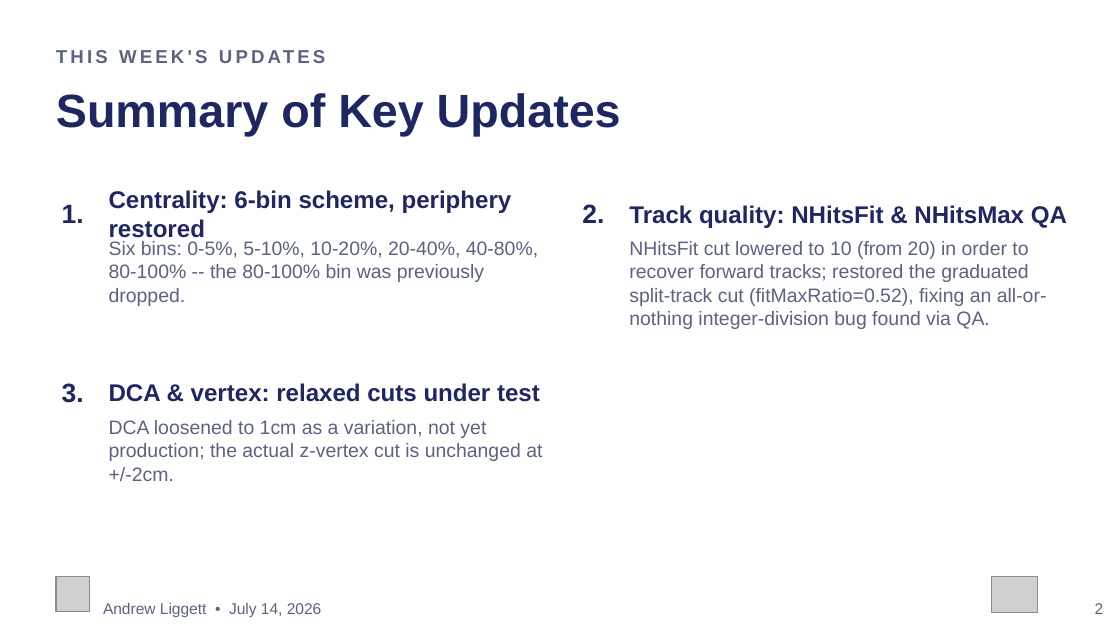
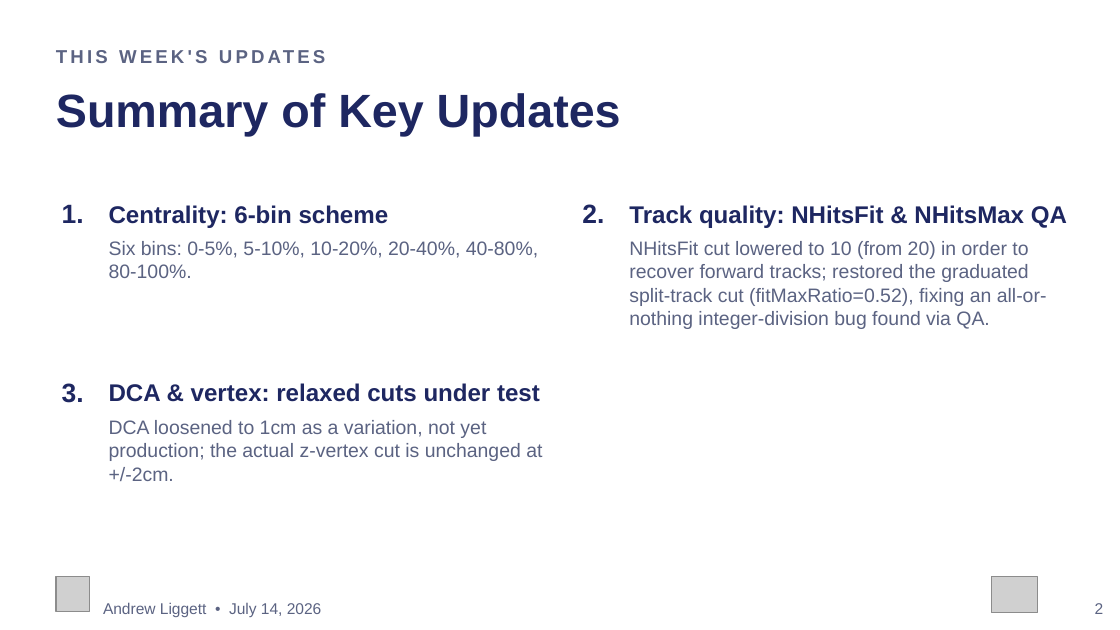
Before and after one commit to liggett2820/lightflavorspectra_OO200, a slide deck: slide 2 of docs/OO200_Spectra_Status_Update.pptx. Drawn at 1120x630 pixels with LibreOffice and Linux fonts; fonts in the diff are those of the drawing; grey boxes stand for pictures. Boxes give left, top, right and bottom in pixels: in the first picture for what was removed or moved away, otherwise in the second. Text is boxed around its words. In the diff, an @@ line names an element or a change of style, - is before the commit and + after.

Commit message:
Remove mentions of the peripheral bin having been previously dropped

```diff
--- a/docs/OO200_Spectra_Status_Update.pptx
+++ b/docs/OO200_Spectra_Status_Update.pptx
@@ text at bbox=[109, 205, 389, 228]: text changed @@
-Centrality: 6-bin scheme, periphery restored
+Centrality: 6-bin scheme
@@ text at bbox=[109, 241, 538, 278]: text changed @@
-Six bins: 0-5%, 5-10%, 10-20%, 20-40%, 40-80%, 80-100% -- the 80-100% bin was previously dropped.
+Six bins: 0-5%, 5-10%, 10-20%, 20-40%, 40-80%, 80-100%.
```
